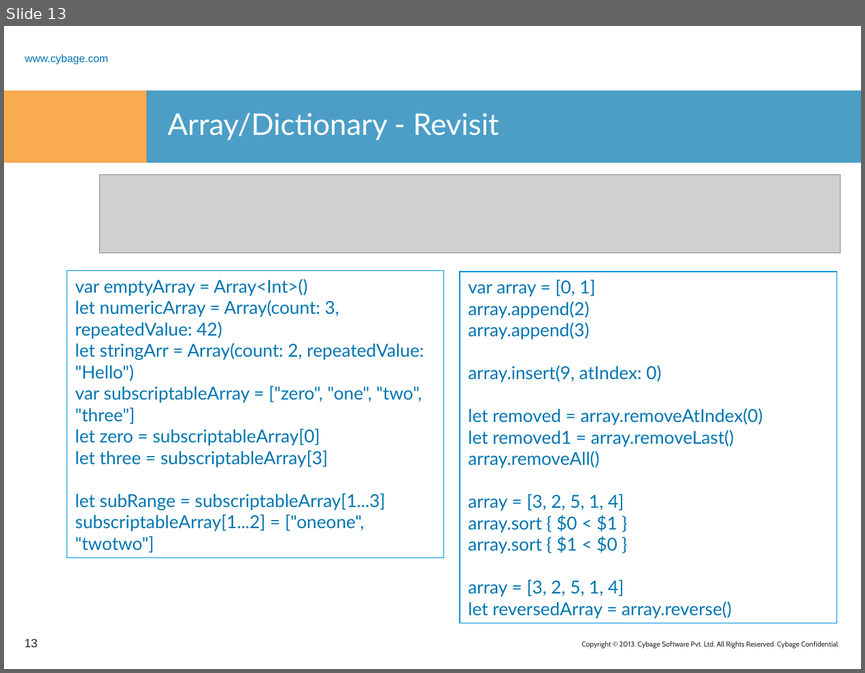
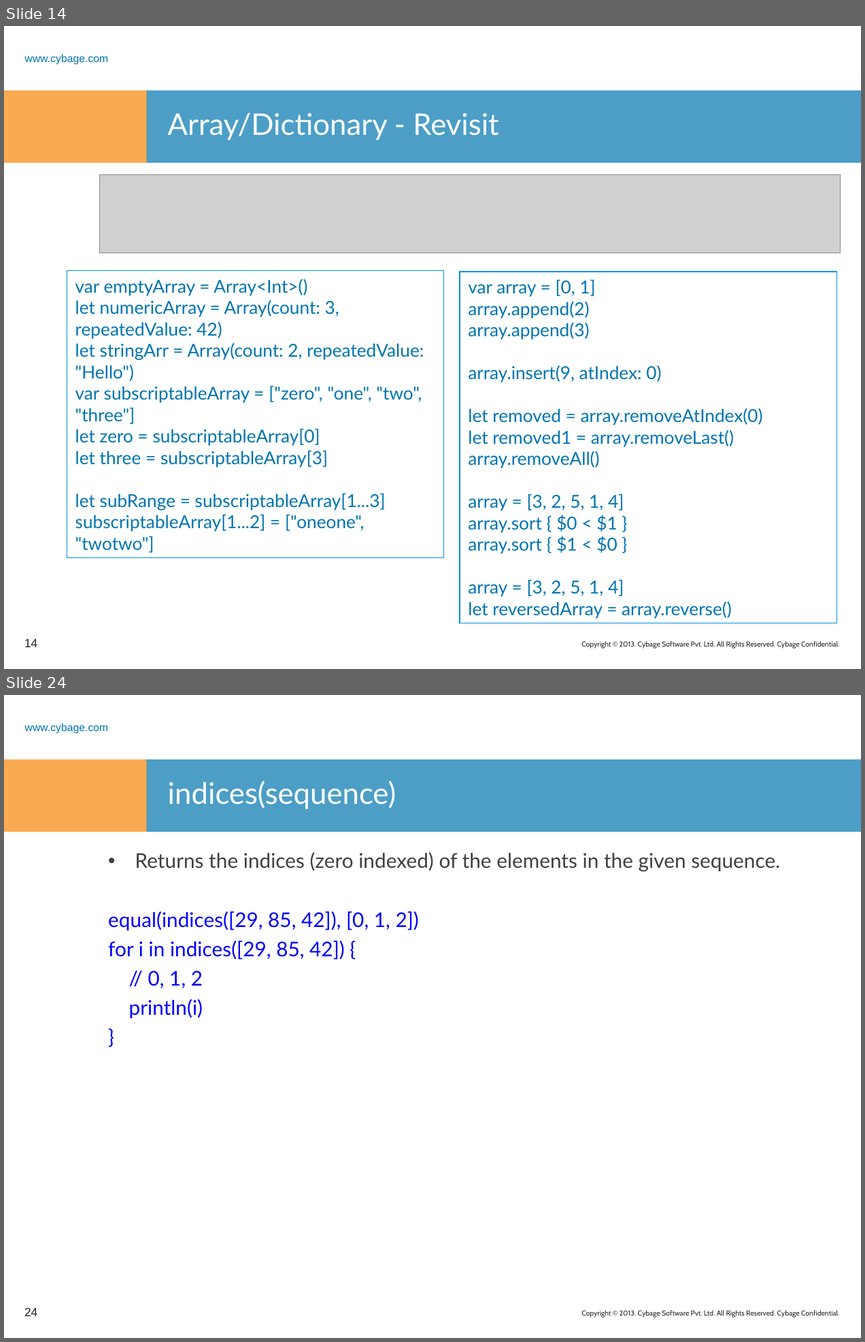
Before and after one commit to sumantar/Learn_Swift, a slide deck: PPT/Learn_Swift-4.ppt. Shown one above the other, each under a label of ours: slide 13 before the commit, slides 14 and 24 after it; the slides between them are not shown. The pictures are 865x673 and 865x1342 pixels, drawn with LibreOffice and Linux fonts; fonts in the diff are those of the drawing; grey boxes stand for pictures; background and template pictures are left out. Boxes give left, top, right and bottom in pixels: in the first picture for what was removed or moved away, otherwise in the second. Text is boxed around its words. In the diff, an @@ line names an element or a change of style, - is before the commit and + after.

```diff
--- a/PPT/Learn_Swift-4.ppt
+++ b/PPT/Learn_Swift-4.ppt
@@ slide 24 added at <box>4,695,861,1338</box>, background #FFFFFF; not listed: 4 template elements that a slide beside it also shows @@
@@ title added at <box>168,781,396,809</box>, 25 pt, text #FFFFFF @@
+indices(sequence)
@@ text added at <box>108,852,780,1018</box>, 17 pt, text #0000FF @@
+• Returns the indices (zero indexed) of the elements in the given sequence.
+equal(indices([29, 85, 42]), [0, 1, 2])
+for i in indices([29, 85, 42]) {
+// 0, 1, 2
+println(i)
+}
@@ page number added at <box>24,1308,37,1316</box>, 10 pt, text #262626 @@
+24
@@ what was slide 13 is now slide 14 @@
@@ page number at <box>24,639,37,647</box>: text changed @@
-13
+14
```
Also in this commit, not shown: 28 other slides added, 6 other files.
